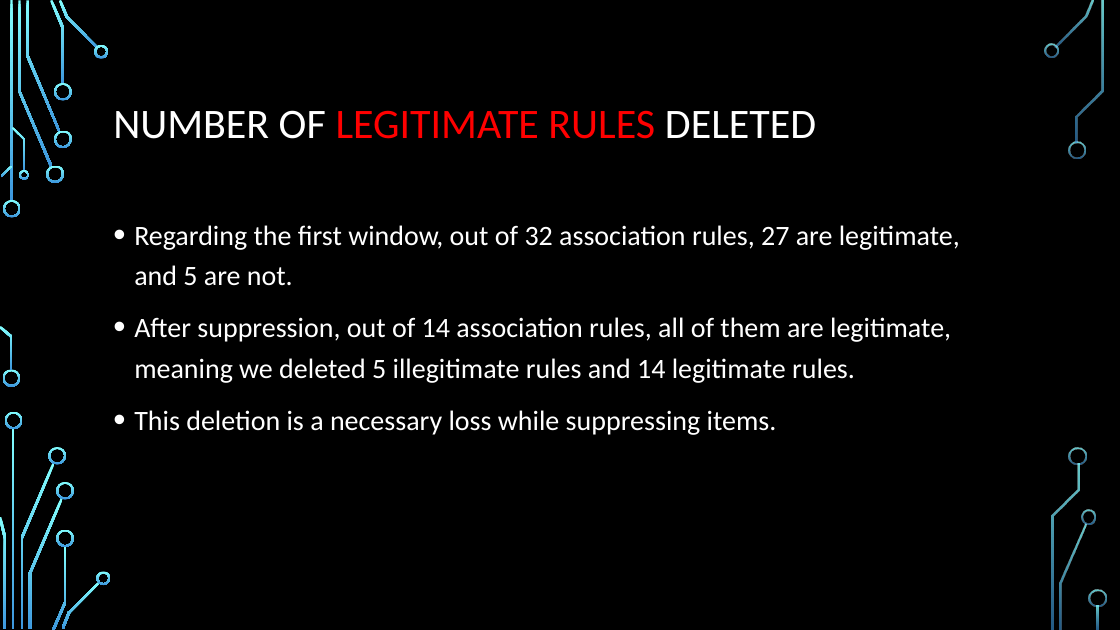
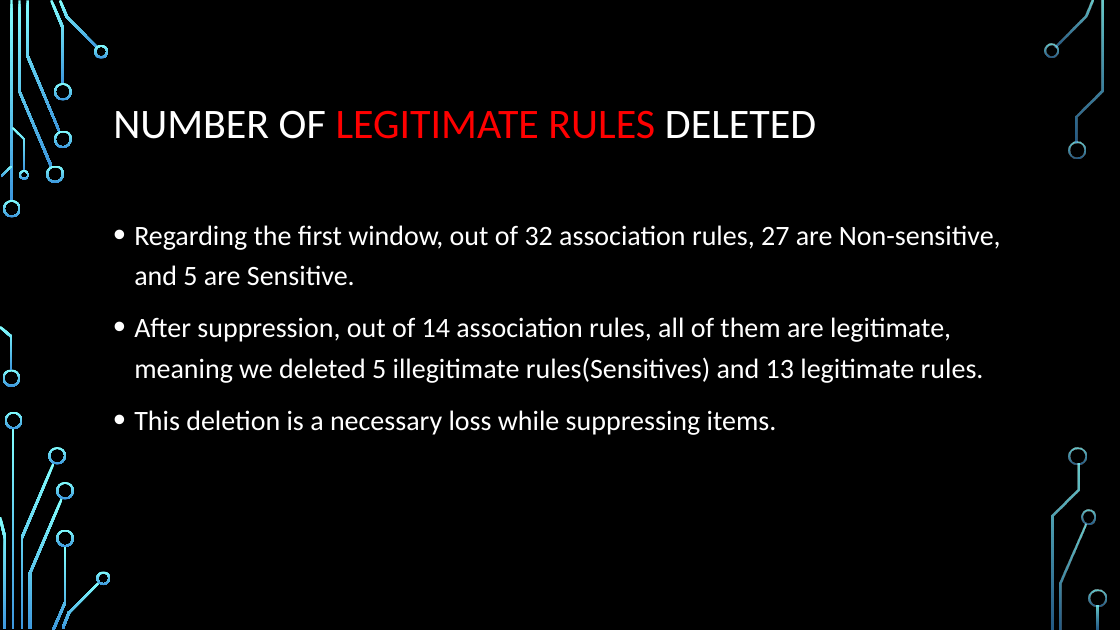
Before and after one commit to ohadhell/Data_Stream_Privacy, a slide deck: slide 12 of Presentation.pptx. Drawn at 1120x630 pixels with LibreOffice and Linux fonts; fonts in the diff are those of the drawing; background and template pictures are left out. Boxes give left, top, right and bottom in pixels: in the first picture for what was removed or moved away, otherwise in the second. Text is boxed around its words. In the diff, an @@ line names an element or a change of style, - is before the commit and + after.

```diff
--- a/Presentation.pptx
+++ b/Presentation.pptx
@@ text at <box>134,225,1001,383</box>: text changed @@
-• Regarding the first window, out of 32 association rules, 27 are legitimate, and 5 are not.
-• After suppression, out of 14 association rules, all of them are legitimate, meaning we deleted 5 illegitimate rules and 14 legitimate rules.
+• Regarding the first window, out of 32 association rules, 27 are Non-sensitive, and 5 are Sensitive.
+• After suppression, out of 14 association rules, all of them are legitimate, meaning we deleted 5 illegitimate rules(Sensitives) and 13 legitimate rules.
```
Also in this commit, not shown: 2 other slides changed, 1 other file.
